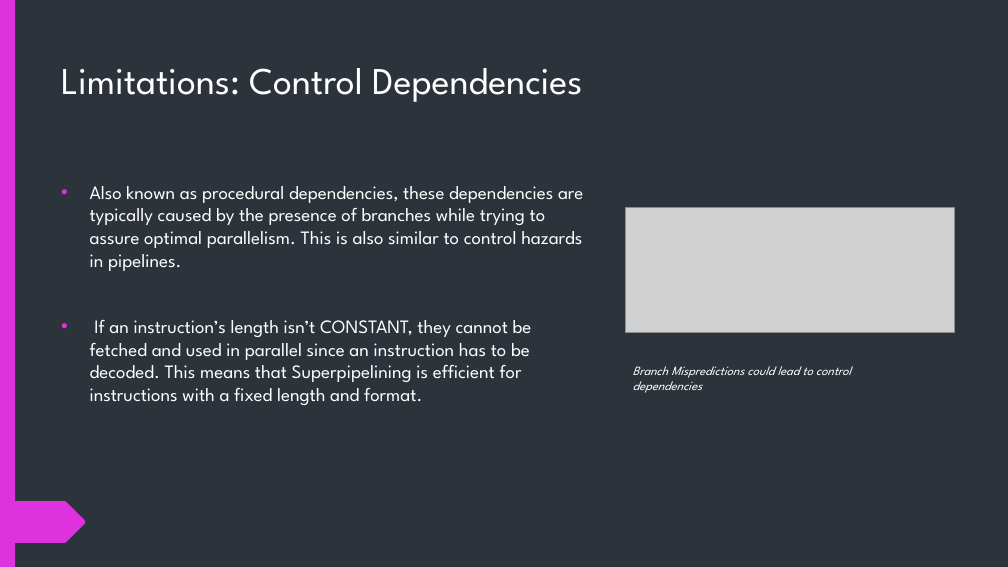
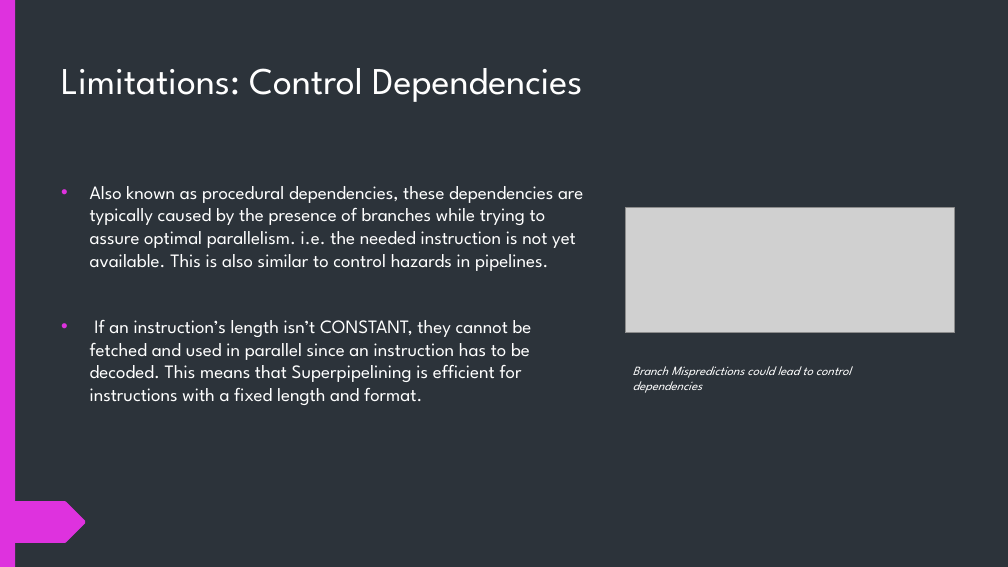
Before and after one commit to BlenderCN-Org/University-Assignments, a slide deck: slide 8 of CS3340 - Computer Architecture/hw5/mgm160130.pptx. Drawn at 1008x567 pixels with LibreOffice and Linux fonts; fonts in the diff are those of the drawing; grey boxes stand for pictures. Boxes give left, top, right and bottom in pixels: in the first picture for what was removed or moved away, otherwise in the second. Text is boxed around its words. In the diff, an @@ line names an element or a change of style, - is before the commit and + after.

```diff
--- a/CS3340 - Computer Architecture/hw5/mgm160130.pptx
+++ b/CS3340 - Computer Architecture/hw5/mgm160130.pptx
@@ text at box(90, 186, 583, 271): text changed @@
-• Also known as procedural dependencies, these dependencies are typically caused by the presence of branches while trying to assure optimal parallelism. This is also similar to control hazards in pipelines.
+• Also known as procedural dependencies, these dependencies are typically caused by the presence of branches while trying to assure optimal parallelism. i.e. the needed instruction is not yet available. This is also similar to control hazards in pipelines.
```
Also in this commit, not shown: 2 other slides changed.
